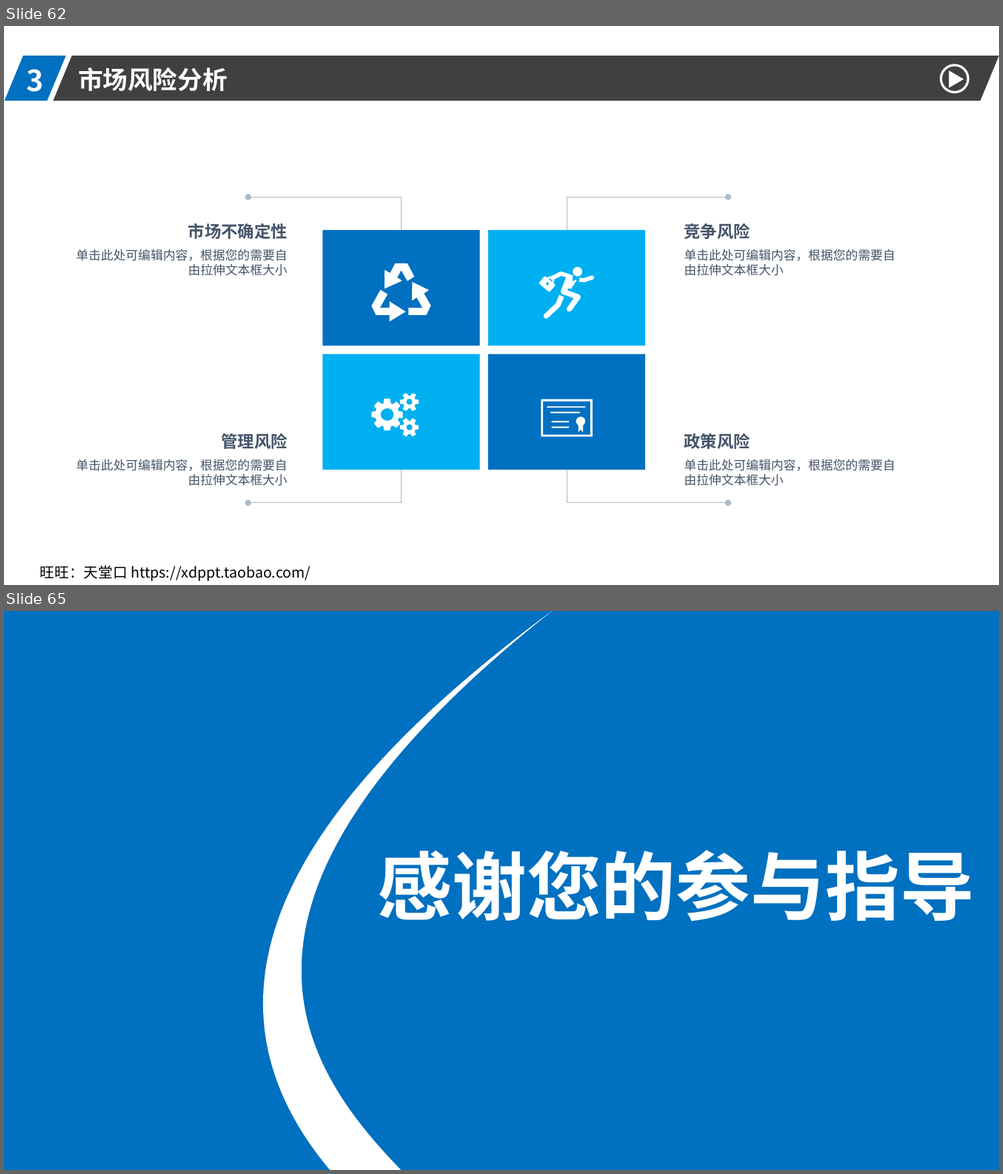
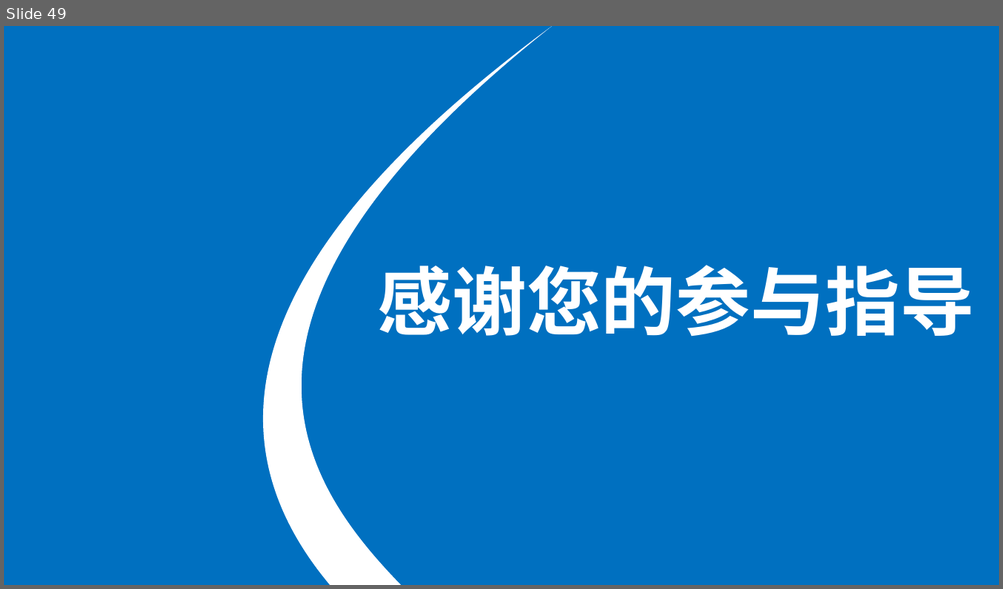
Before and after one commit to xiandairuangong17/CANTool, a slide deck: ppt-resource/xiandairuanjiangongcheng.pptx. Shown one above the other, each under a label of ours: slides 62 and 65 before the commit, slide 49 after it; the slides between them are not shown. The pictures are 1003x1174 and 1003x589 pixels, drawn with LibreOffice and Linux fonts; fonts in the diff are those of the drawing. Boxes give left, top, right and bottom in pixels: in the first picture for what was removed or moved away, otherwise in the second. Text is boxed around its words. In the diff, an @@ line names an element or a change of style, - is before the commit and + after.

```diff
--- a/ppt-resource/xiandairuanjiangongcheng.pptx
+++ b/ppt-resource/xiandairuanjiangongcheng.pptx
@@ slide 62 removed at [4, 26, 999, 585], background #FFFFFF @@
@@ parallelogram removed at [5, 56, 66, 101] @@
@@ text removed at [26, 69, 43, 92] @@
-3
@@ parallelogram removed at [54, 56, 999, 101] @@
@@ text removed at [78, 67, 227, 91] @@
-市场风险分析
@@ ellipse removed at [941, 64, 968, 92] @@
@@ triangle removed at [948, 70, 963, 87] @@
@@ elbow arrow removed from (401, 230) to (248, 198) @@
@@ elbow arrow removed from (566, 230) to (728, 198) @@
@@ text removed at [188, 224, 287, 239] @@
-市场不确定性
@@ text removed at [684, 224, 750, 239] @@
-竞争风险
@@ rectangle removed at [323, 230, 480, 346] @@
@@ rectangle removed at [488, 230, 646, 346] @@
@@ text removed at [76, 249, 287, 276] @@
-单击此处可编辑内容，根据您的需要自由拉伸文本框大小
@@ freeform shape removed at [372, 264, 432, 322] @@
@@ freeform shape removed at [539, 266, 595, 318] @@
@@ text removed at [684, 249, 895, 276] @@
-单击此处可编辑内容，根据您的需要自由拉伸文本框大小
@@ rectangle removed at [323, 355, 480, 470] @@
@@ rectangle removed at [488, 355, 646, 470] @@
@@ freeform shape removed at [372, 394, 419, 438] @@
@@ freeform shape removed at [541, 400, 593, 437] @@
@@ text removed at [222, 434, 287, 449] @@
-管理风险
@@ text removed at [684, 434, 750, 449] @@
-政策风险
@@ text removed at [76, 460, 287, 486] @@
-单击此处可编辑内容，根据您的需要自由拉伸文本框大小
@@ text removed at [684, 460, 895, 486] @@
-单击此处可编辑内容，根据您的需要自由拉伸文本框大小
@@ elbow arrow removed from (401, 470) to (248, 503) @@
@@ elbow arrow removed from (566, 470) to (728, 503) @@
@@ text removed at [40, 565, 310, 582] @@
-旺旺：天堂口 https://xdppt.taobao.com/
@@ what was slide 65 is now slide 49 @@
```
Also in this commit, not shown: 6 slides changed, 15 other slides removed.
